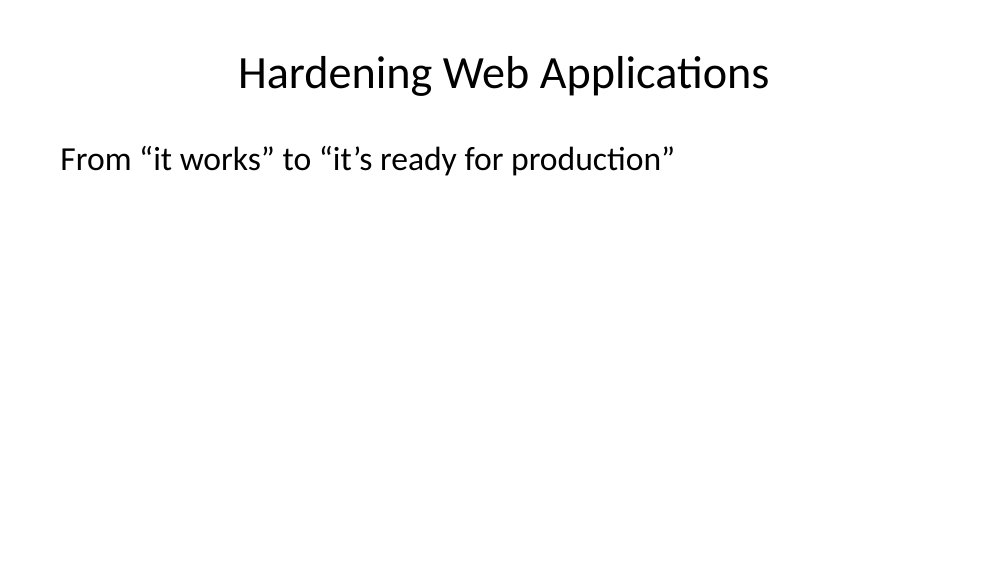
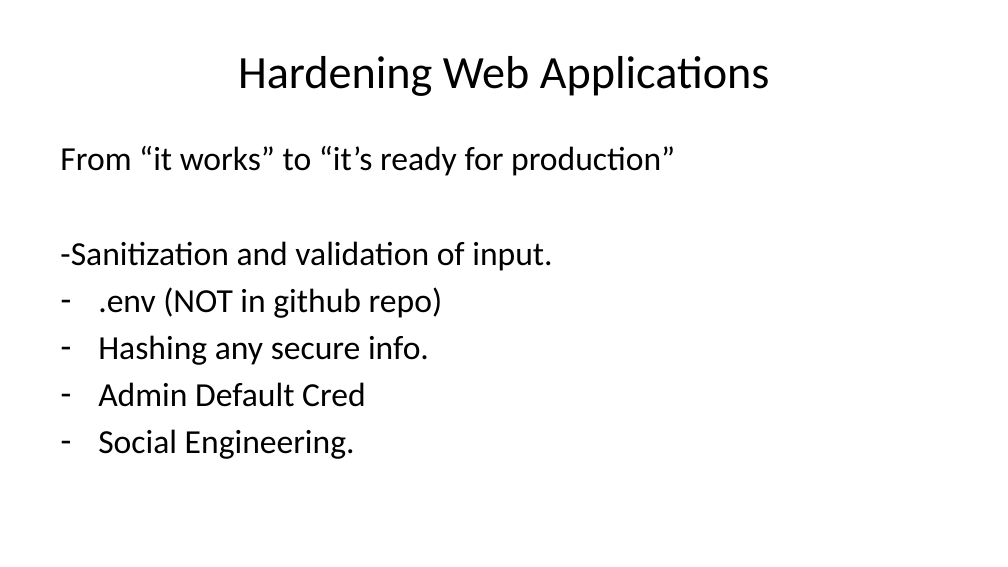
Before and after one commit to RPI-IT/ITWS4500_website, a slide deck: slide 2 of docs/slides/week14/hardening-web-apps.pptx. Drawn at 1008x567 pixels with LibreOffice and Linux fonts; fonts in the diff are those of the drawing. Boxes give left, top, right and bottom in pixels: in the first picture for what was removed or moved away, otherwise in the second. Text is boxed around its words. In the diff, an @@ line names an element or a change of style, - is before the commit and + after.

```diff
--- a/docs/slides/week14/hardening-web-apps.pptx
+++ b/docs/slides/week14/hardening-web-apps.pptx
@@ text at (x1=60, y1=241, x2=552, y2=459): paragraphs added @@
+-Sanitization and validation of input.
+– .env (NOT in github repo)
+– Hashing any secure info.
+– Admin Default Cred
+– Social Engineering.
```
Also in this commit, not shown: 34 other slides changed, 1 slide added, 1 slide removed, 41 other files.
